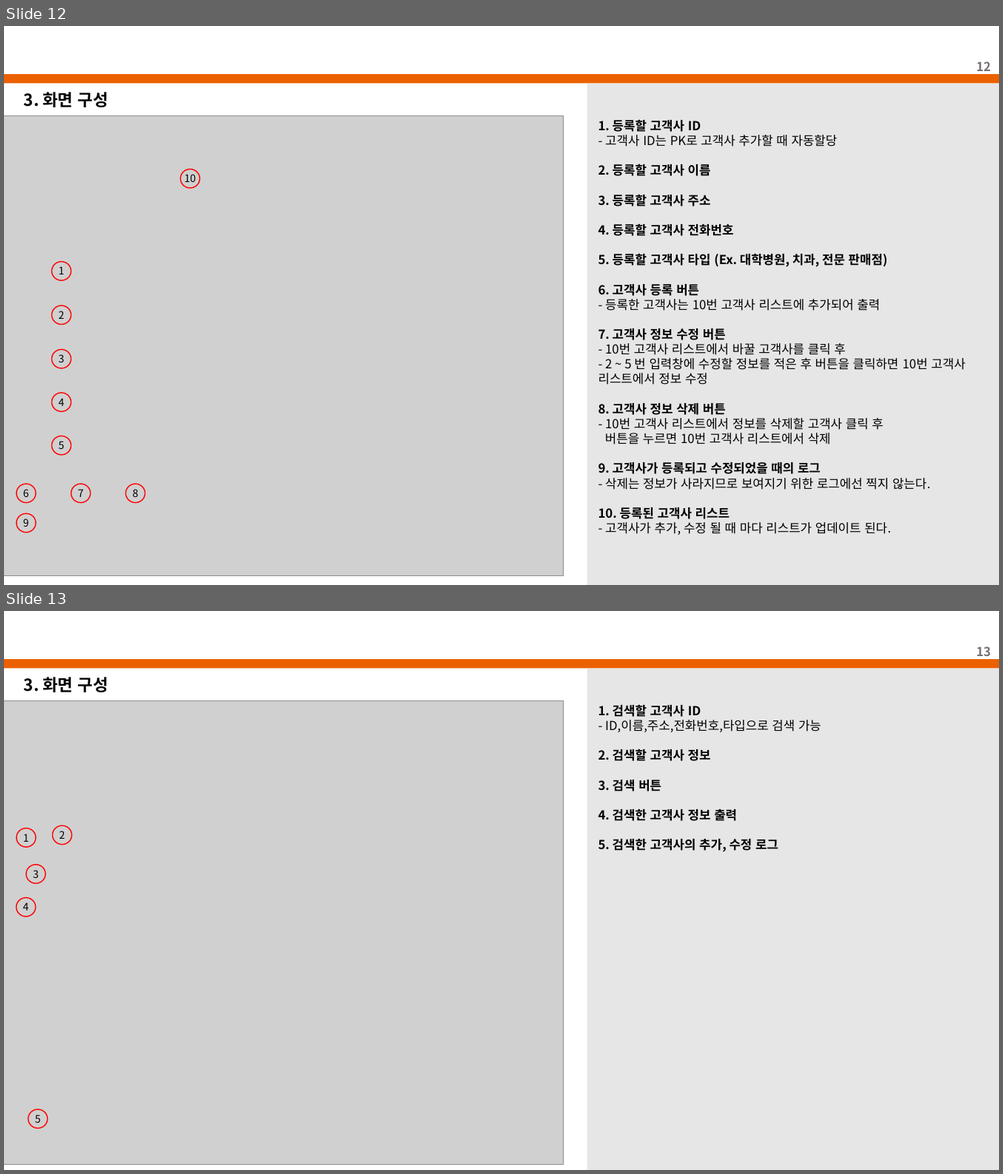
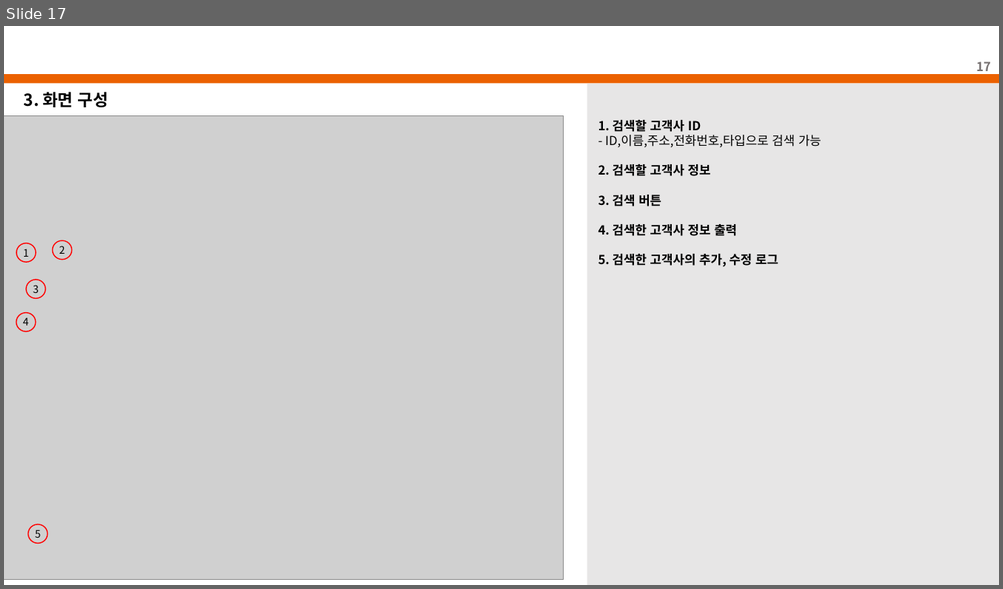
Before and after one commit to lee-jonggu/Oracle-DB, a slide deck: 3차 미니 프로젝트_이종구.pptx. Shown one above the other, each under a label of ours: slides 12 and 13 before the commit, slide 17 after it. The pictures are 1003x1174 and 1003x589 pixels, drawn with LibreOffice and Linux fonts; fonts in the diff are those of the drawing; grey boxes stand for pictures; background and template pictures are left out. Boxes give left, top, right and bottom in pixels: in the first picture for what was removed or moved away, otherwise in the second. Text is boxed around its words. In the diff, an @@ line names an element or a change of style, - is before the commit and + after.

```diff
--- a/3차 미니 프로젝트_이종구.pptx
+++ b/3차 미니 프로젝트_이종구.pptx
@@ slide 12 removed at [4,26,999,585], background #FFFFFF; not listed: 1 template element that a slide beside it also shows @@
@@ page number removed at [976,62,990,75] @@
-12
@@ text removed at [24,92,108,107] @@
-3. 화면 구성
@@ rectangle removed at [586,84,999,585] @@
@@ picture removed at [4,116,563,576] @@
@@ text removed at [598,120,965,535] @@
-1. 등록할 고객사 ID
-- 고객사 ID는 PK로 고객사 추가할 때 자동할당
-2. 등록할 고객사 이름
-3. 등록할 고객사 주소
-4. 등록할 고객사 전화번호
-5. 등록할 고객사 타입 (Ex. 대학병원, 치과, 전문 판매점)
-6. 고객사 등록 버튼
-- 등록한 고객사는 10번 고객사 리스트에 추가되어 출력
-7. 고객사 정보 수정 버튼
-- 10번 고객사 리스트에서 바꿀 고객사를 클릭 후
-- 2 ~ 5 번 입력창에 수정할 정보를 적은 후 버튼을 클릭하면 10번 고객사 리스트에서 정보 수정
-8. 고객사 정보 삭제 버튼
-- 10번 고객사 리스트에서 정보를 삭제할 고객사 클릭 후
-버튼을 누르면 10번 고객사 리스트에서 삭제
-9. 고객사가 등록되고 수정되었을 때의 로그
-- 삭제는 정보가 사라지므로 보여지기 위한 로그에선 찍지 않는다.
-10. 등록된 고객사 리스트
-- 고객사가 추가, 수정 될 때 마다 리스트가 업데이트 된다.
@@ ellipse removed at [180,170,199,188] @@
-10
@@ ellipse removed at [52,262,71,281] @@
-1
@@ ellipse removed at [52,306,71,324] @@
-2
@@ ellipse removed at [52,350,71,369] @@
-3
@@ ellipse removed at [52,393,71,412] @@
-4
@@ ellipse removed at [52,437,71,455] @@
-5
@@ ellipse removed at [17,484,36,503] @@
-6
@@ ellipse removed at [71,484,91,503] @@
-7
@@ ellipse removed at [125,484,145,503] @@
-8
@@ ellipse removed at [17,514,36,533] @@
-9
@@ what was slide 13 is now slide 17 @@
@@ page number at [976,62,990,75]: text changed @@
-13
+17
```
Also in this commit, not shown: 3 slides changed, 5 slides added.
